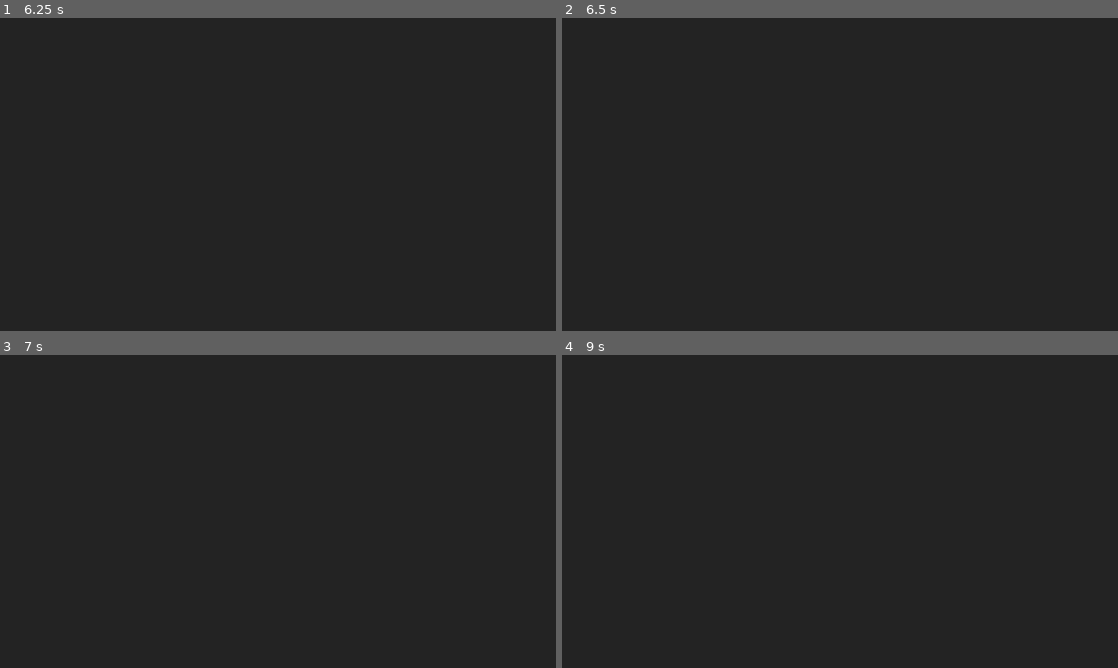
Above: before the commit, frames 1-4 (two rows, left to right).
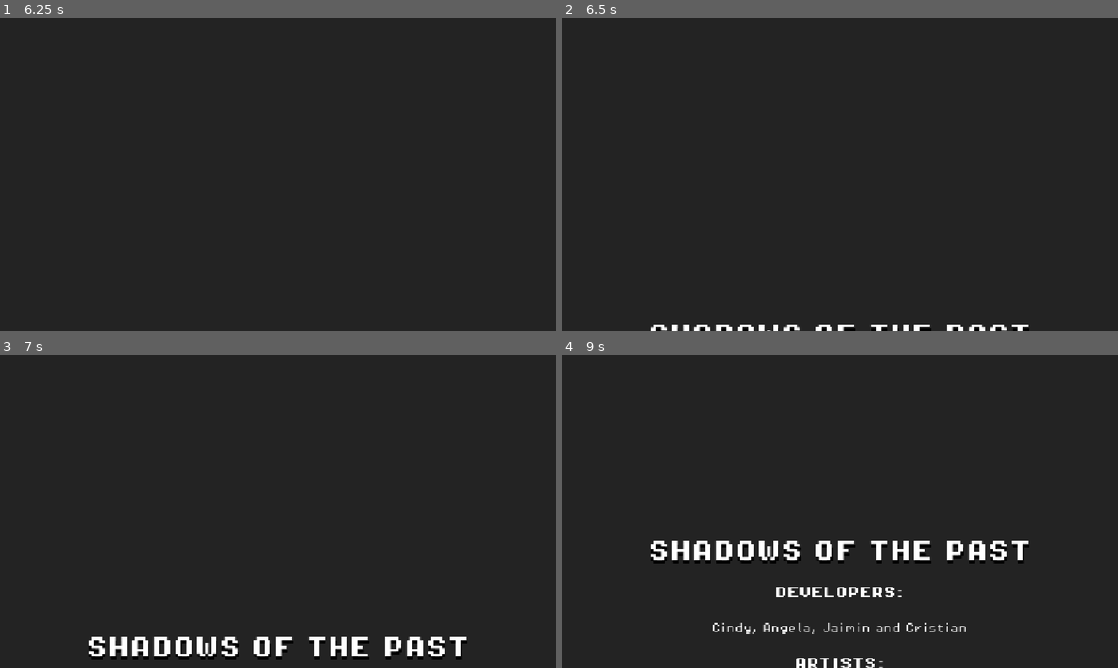
Above: after the commit, the same moments.

Repository: CindyNotaBot/IMGD1001
Game: Godot game, scene res://Scenes/splash_screen.tscn
Two runs of this game, one before a commit and one after it. Both use one fixed random seed, a clock stepped at 60 frames per second and the inputs below.
Inputs:
- Up to frame 1 (6.25 s): hold D (move right) 0.53-2.03 s; tap Space (jump) at 0.77, 1.52, 3.02, 3.77, 4.52, 5.75 s; hold A (move left) 2.03-2.78 s; tap Enter at 2.75 s; hold D (move right) 2.78-4.28 s; hold A (move left) 4.28-5 s; click "Credits" at 5 s; hold D (move right) from 5.78 s (still down)
- Up to frame 2 (6.5 s): keep holding D (move right)
- Up to frame 3 (7 s): release D (move right) at 6.53 s; hold A (move left) from 6.53 s (still down); tap Space (jump) at 6.77 s
- Up to frame 4 (9 s): tap Space (jump) at 7.52, 8.27 s; release A (move left) at 8.03 s; hold D (move right) from 8.03 s (still down)

Frame 1 is identical in both runs. In frame 2, 0.8% of the frame differs, in the area x 15-84%, y 98-100%; in frame 3, 2.6%; in frame 4, 3.7%, in the area x 15-84%, y 59-100%.

Commit message:
fixed the amount of time it takes for credits to start rolling

Diff:
--- a/Scenes/credits.tscn
+++ b/Scenes/credits.tscn
@@ -40,8 +40,8 @@
 theme_override_colors/font_shadow_color = Color(0, 0, 0, 1)
 theme_override_constants/shadow_offset_y = 8
 theme_override_fonts/font = ExtResource("1_gryuy")
-theme_override_font_sizes/font_size = 40
-text = "Metriodvania game"
+theme_override_font_sizes/font_size = 45
+text = "Shadows of the past"
 horizontal_alignment = 1
 autowrap_mode = 2
 uppercase = true
@@ -49,7 +49,7 @@
 [node name="Role" type="Label" parent="CreditsContainer" unique_id=262786337]
 z_index = 1
 layout_mode = 2
-theme_override_fonts/font = ExtResource("2_ccovl")
+theme_override_fonts/font = ExtResource("1_gryuy")
 theme_override_font_sizes/font_size = 25
 text = "Developers:"
 horizontal_alignment = 1
@@ -68,7 +68,7 @@
 [node name="Role2" type="Label" parent="CreditsContainer" unique_id=51853056]
 z_index = 1
 layout_mode = 2
-theme_override_fonts/font = ExtResource("2_ccovl")
+theme_override_fonts/font = ExtResource("1_gryuy")
 theme_override_font_sizes/font_size = 25
 text = "Artists:"
 horizontal_alignment = 1
@@ -87,7 +87,7 @@
 [node name="Role3" type="Label" parent="CreditsContainer" unique_id=886825479]
 z_index = 1
 layout_mode = 2
-theme_override_fonts/font = ExtResource("2_ccovl")
+theme_override_fonts/font = ExtResource("1_gryuy")
 theme_override_font_sizes/font_size = 25
 text = "Programmers:"
 horizontal_alignment = 1
@@ -106,7 +106,7 @@
 [node name="Role4" type="Label" parent="CreditsContainer" unique_id=762378068]
 z_index = 1
 layout_mode = 2
-theme_override_fonts/font = ExtResource("2_ccovl")
+theme_override_fonts/font = ExtResource("1_gryuy")
 theme_override_font_sizes/font_size = 25
 text = "Level designer"
 horizontal_alignment = 1
@@ -125,7 +125,7 @@
 [node name="Role5" type="Label" parent="CreditsContainer" unique_id=274495742]
 z_index = 1
 layout_mode = 2
-theme_override_fonts/font = ExtResource("2_ccovl")
+theme_override_fonts/font = ExtResource("1_gryuy")
 theme_override_font_sizes/font_size = 25
 text = "Narrative Designer"
 horizontal_alignment = 1
@@ -144,7 +144,7 @@
 [node name="Role6" type="Label" parent="CreditsContainer" unique_id=2132160116]
 z_index = 1
 layout_mode = 2
-theme_override_fonts/font = ExtResource("2_ccovl")
+theme_override_fonts/font = ExtResource("1_gryuy")
 theme_override_font_sizes/font_size = 25
 text = "Music/Audio"
 horizontal_alignment = 1
@@ -163,7 +163,7 @@
 [node name="Role7" type="Label" parent="CreditsContainer" unique_id=1672878963]
 z_index = 1
 layout_mode = 2
-theme_override_fonts/font = ExtResource("2_ccovl")
+theme_override_fonts/font = ExtResource("1_gryuy")
 theme_override_font_sizes/font_size = 25
 text = "In Association with:"
 horizontal_alignment = 1
--- a/Scripts/credits.gd
+++ b/Scripts/credits.gd
@@ -8,12 +8,11 @@
 var finished: bool = false
 
 func _ready():
-	credits_container.position.y = get_viewport_rect().size.y
+	credits_container.position.y = get_viewport_rect().size.y - 500
 
 func _process(delta):
 	if finished:
 		return
-
 
 	credits_container.position.y -= scroll_speed * delta
 
